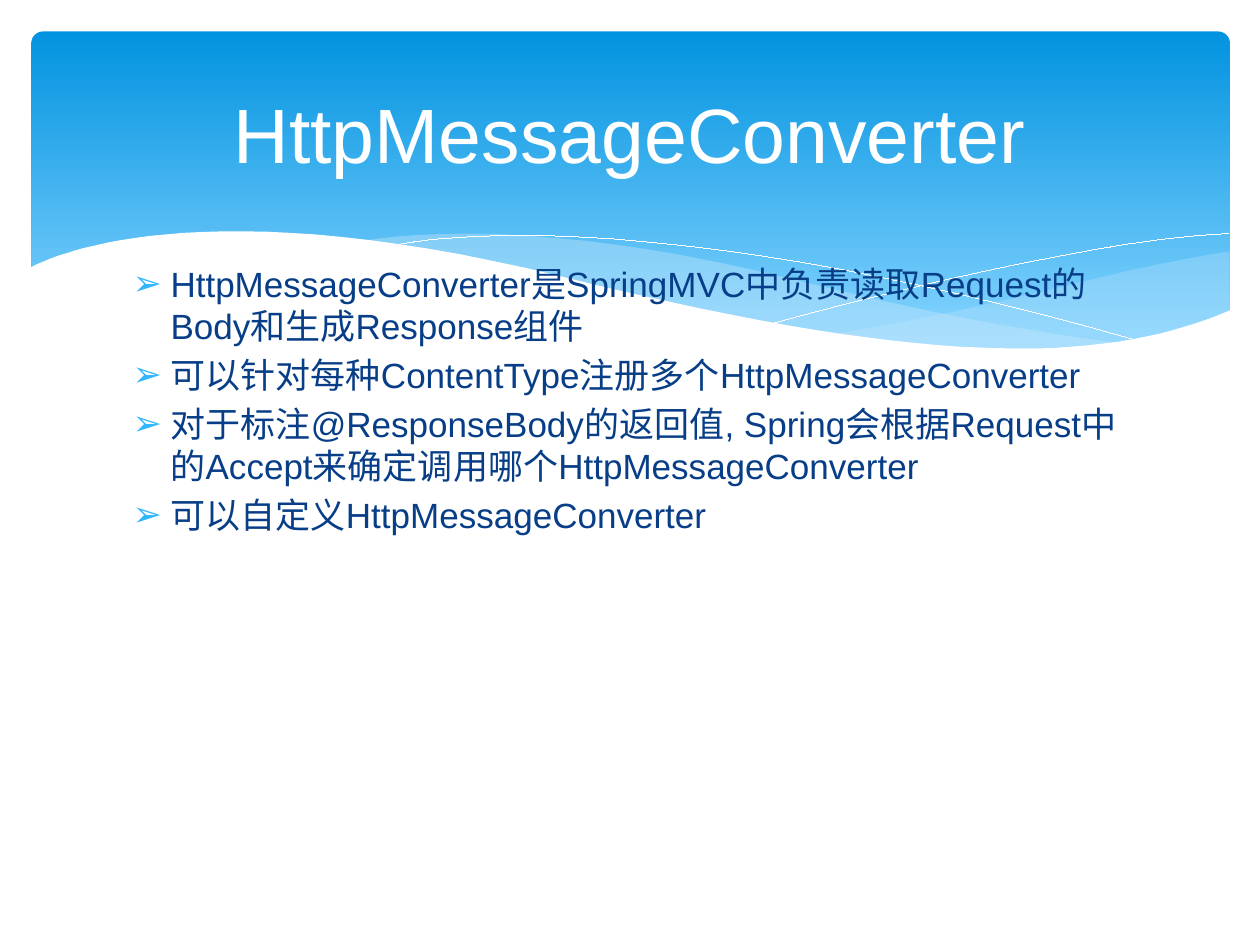
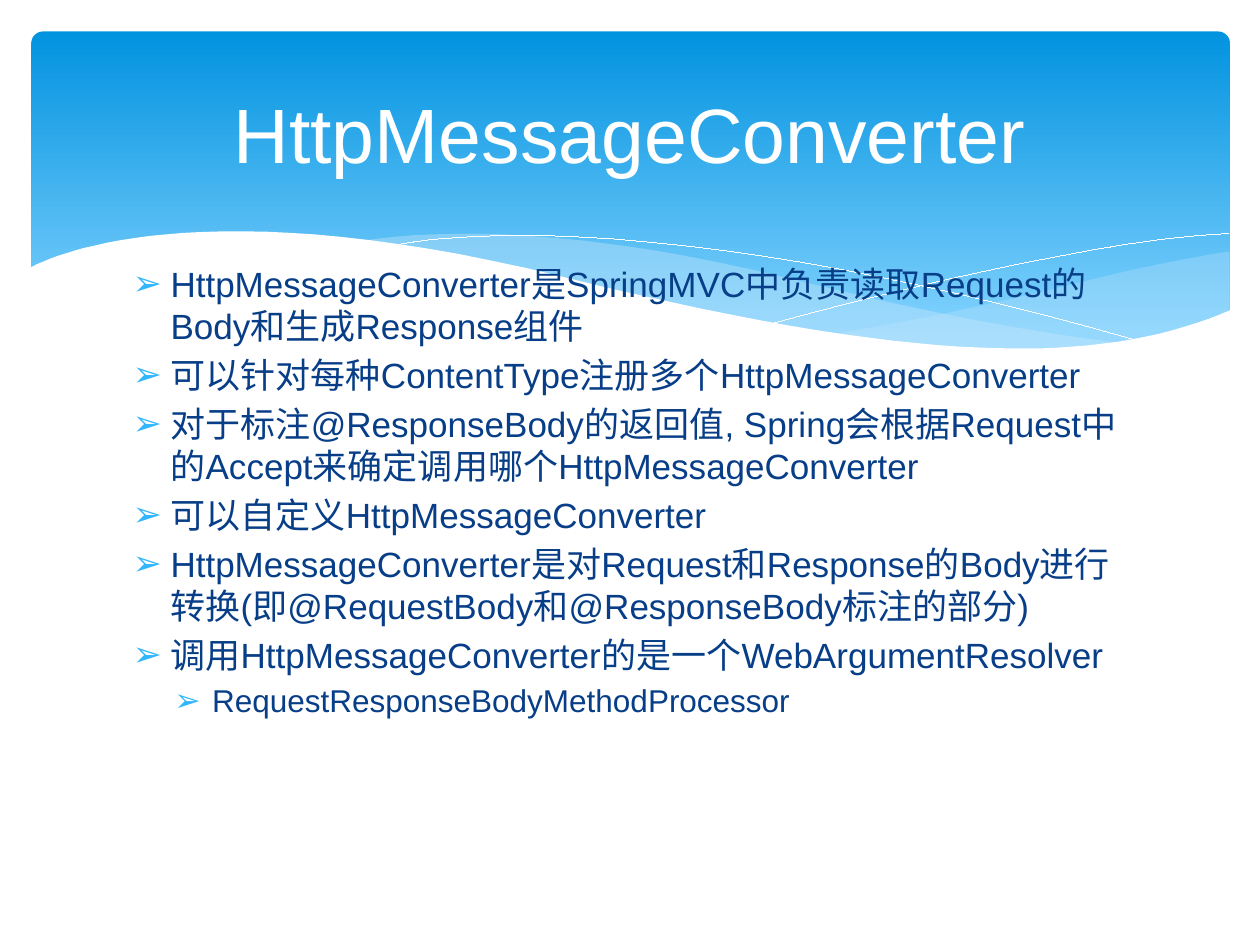
Before and after one commit to zjumty/spring-mvc-showcase, a slide deck: slide 15 of SpringMVC3.pptx. Drawn at 1260x945 pixels with LibreOffice and Linux fonts; fonts in the diff are those of the drawing. Boxes give left, top, right and bottom in pixels: in the first picture for what was removed or moved away, otherwise in the second. Text is boxed around its words. In the diff, an @@ line names an element or a change of style, - is before the commit and + after.

```diff
--- a/SpringMVC3.pptx
+++ b/SpringMVC3.pptx
@@ text at box(171, 584, 1104, 718): paragraphs added @@
+➢ HttpMessageConverter是对Request和Response的Body进行转换(即@RequestBody和@ResponseBody标注的部分)
+➢ 调用HttpMessageConverter的是一个WebArgumentResolver
+  ➢ RequestResponseBodyMethodProcessor
```
Also in this commit, not shown: 1 other slide changed, 1 slide added.
